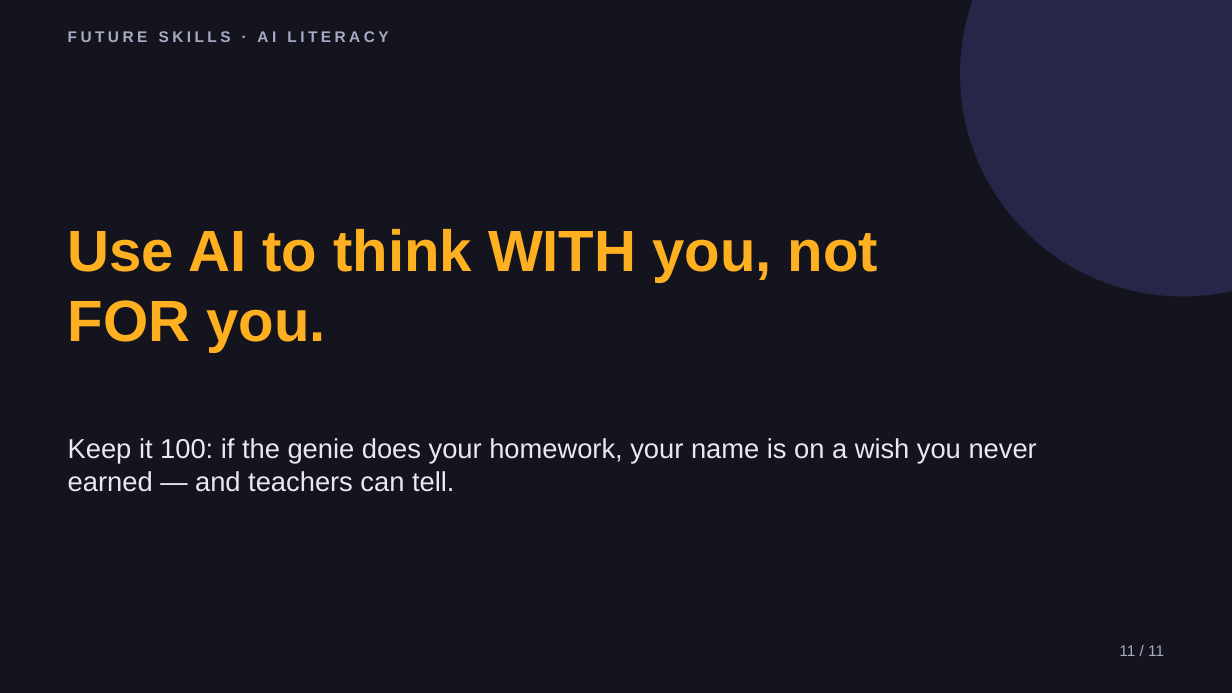
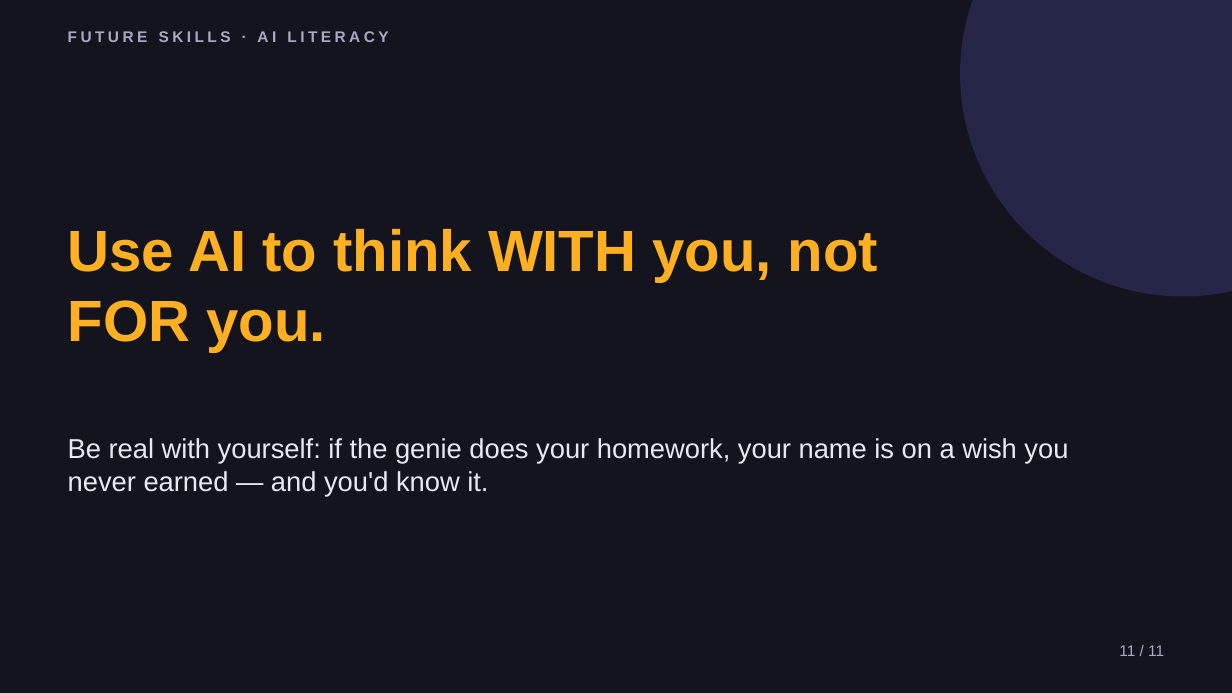
Before and after one commit to phiunit/tptphi, a slide deck: slide 11 of products/ai-prompting-101/dist/How to Talk to AI - Slides.pptx. Drawn at 1232x693 pixels with LibreOffice and Linux fonts; fonts in the diff are those of the drawing. Boxes give left, top, right and bottom in pixels: in the first picture for what was removed or moved away, otherwise in the second. Text is boxed around its words. In the diff, an @@ line names an element or a change of style, - is before the commit and + after.

```diff
--- a/products/ai-prompting-101/dist/How to Talk to AI - Slides.pptx
+++ b/products/ai-prompting-101/dist/How to Talk to AI - Slides.pptx
@@ text at (x1=68, y1=438, x2=1068, y2=497): text changed @@
-Keep it 100: if the genie does your homework, your name is on a wish you never earned — and teachers can tell.
+Be real with yourself: if the genie does your homework, your name is on a wish you never earned — and you'd know it.
```
Also in this commit, not shown: 8 other slides changed, 31 other files.
